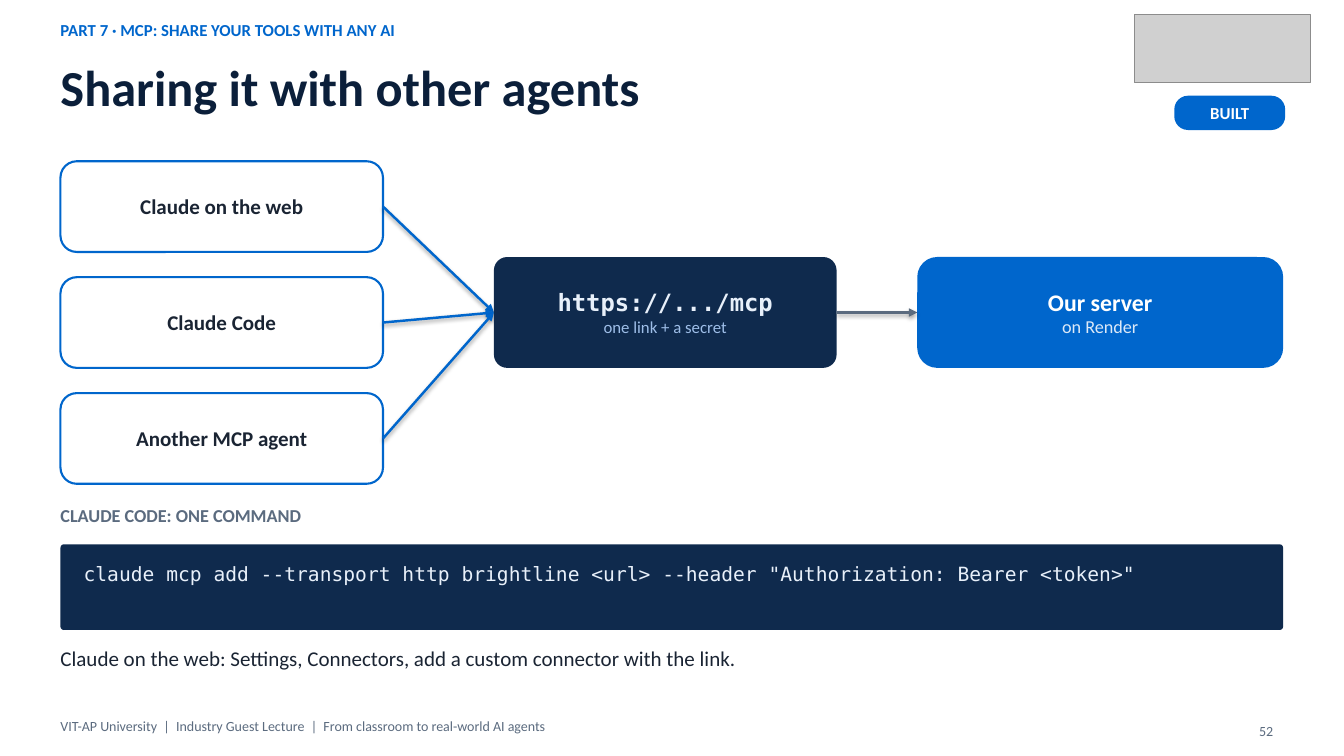
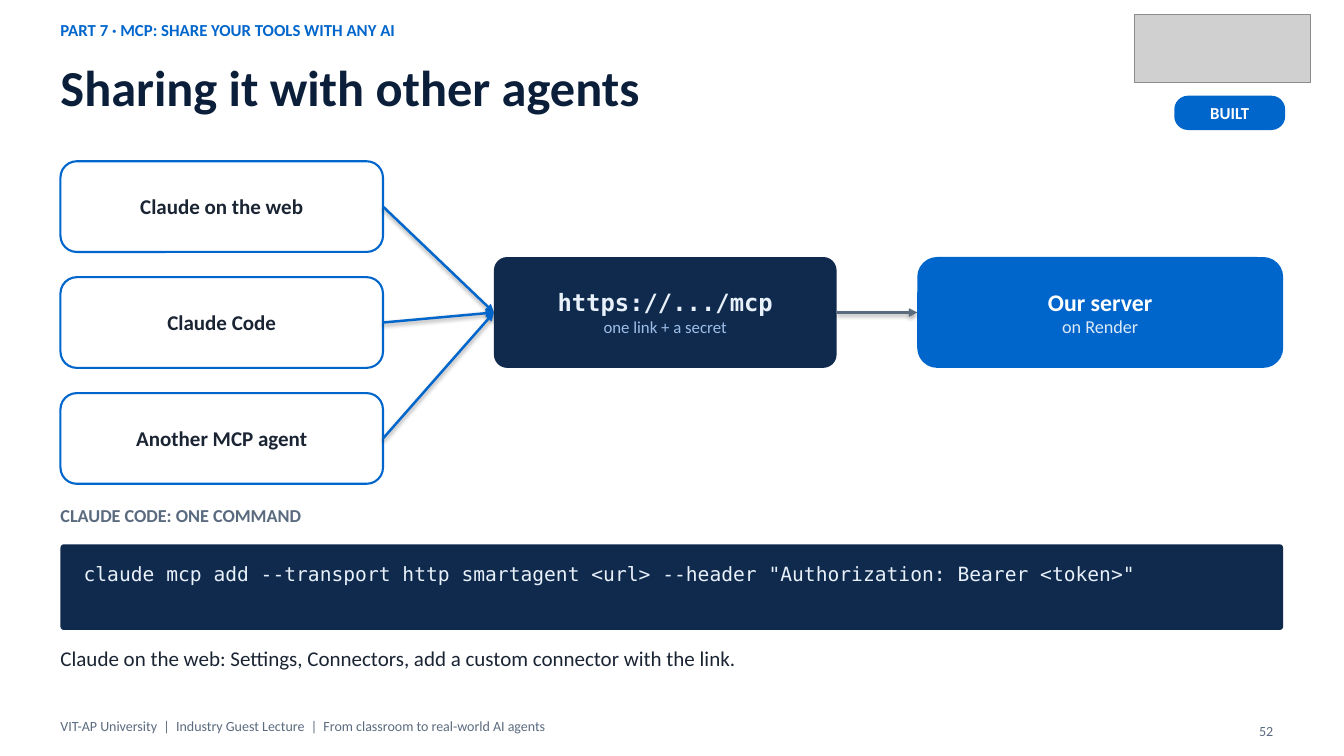
Before and after one commit to nareshroyalc/Demo, a slide deck: slide 52 of deck/VIT-AP_AI_Webinar.pptx. Drawn at 1344x756 pixels with LibreOffice and Linux fonts; fonts in the diff are those of the drawing; grey boxes stand for pictures. Boxes give left, top, right and bottom in pixels: in the first picture for what was removed or moved away, otherwise in the second. Text is boxed around its words. In the diff, an @@ line names an element or a change of style, - is before the commit and + after.

Commit message:
Deck: persona, skill and plugin demo slides; real skills example; generic SmartAgent name (73 slides)

```diff
--- a/deck/VIT-AP_AI_Webinar.pptx
+++ b/deck/VIT-AP_AI_Webinar.pptx
@@ text in rounded rectangle at (84, 566, 1134, 586): text changed @@
-claude mcp add --transport http brightline <url> --header "Authorization: Bearer <token>"
+claude mcp add --transport http smartagent <url> --header "Authorization: Bearer <token>"
```
Also in this commit, not shown: 4 other slides changed, 3 slides added, 7 other files.
